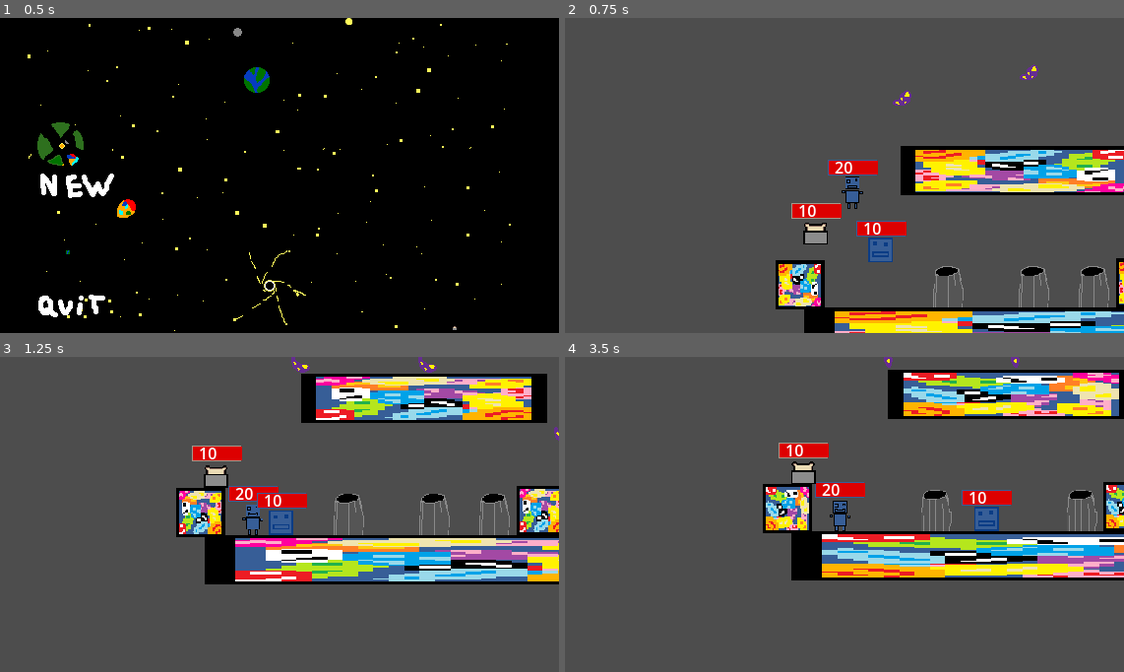
Above: before the commit, frames 1-4 (two rows, left to right).
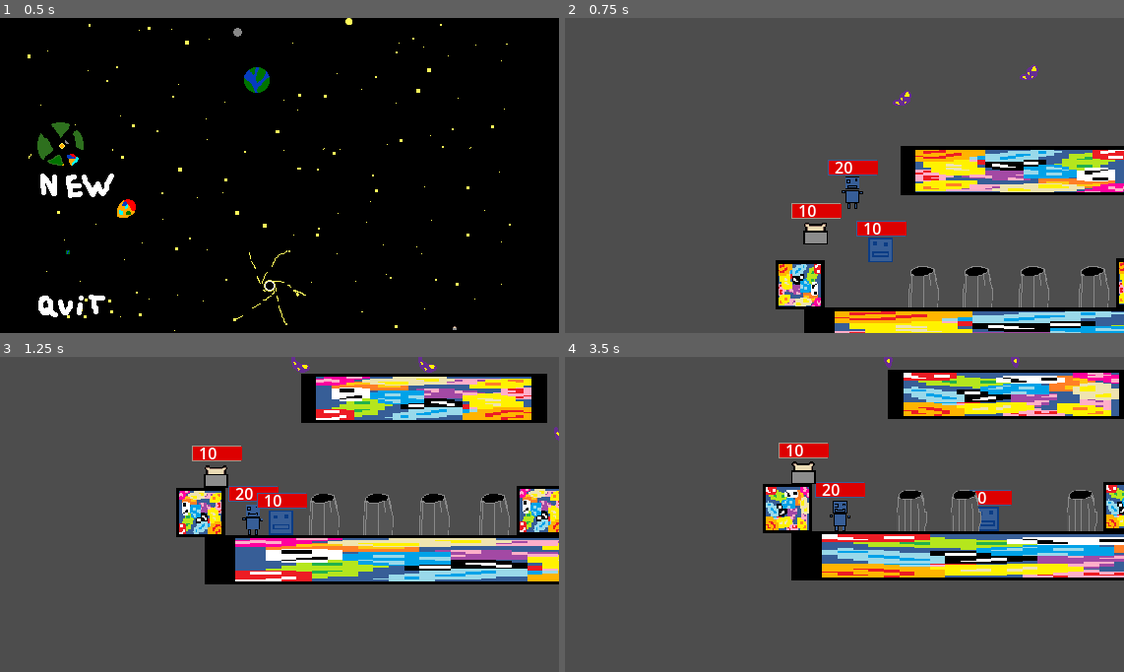
Above: after the commit, the same moments.

Repository: Ksawex4/Block-Jumper-Godot
Game: Godot game, scene res://Scenes/main_screen.tscn
Two runs of this game, one before a commit and one after it. Both use one fixed random seed, a clock stepped at 60 frames per second and the inputs below.
Inputs (mouse positions are in pixels of both pictures, inside the frame that each line leads up to):
- Up to frame 1 (0.5 s): no input
- Up to frame 2 (0.75 s): click (637, 184) at 0.5 s
- Up to frame 3 (1.25 s): no input
- Up to frame 4 (3.5 s): hold D (FencyRight) 1.28-2.78 s; tap Z (Interract) at 1.35, 2.3, 3.05 s; tap W (FencyJump) at 1.52, 2.27 s; tap 1 (CamFency) at 2.1 s; hold A (FencyLeft) from 2.78 s (still down); tap 2 (CamPanLoduwka) at 2.85 s

Frame 1 is identical in both runs. In frame 2, 0.5% of the frame differs, in the area x 61-77%, y 78-92%; in frame 3, 0.5%; in frame 4, 0.7%, in the area x 59-75%, y 42-56%.

Commit message:
added spamguys

Diff:
--- /dev/null
+++ b/Scenes/Objects/spamguys.tscn
@@ -0,0 +1,41 @@
+[gd_scene load_steps=7 format=3 uid="uid://ypxcw1weoeak"]
+
+[ext_resource type="Script" uid="uid://bab55cf1mvqp0" path="res://Scripts/spamguys.gd" id="1_l1dj8"]
+[ext_resource type="Texture2D" uid="uid://d06dq65a1cl5f" path="res://Textures/Spamguys/BadlyDrawnSpamton.png" id="1_xiw4f"]
+
+[sub_resource type="RectangleShape2D" id="RectangleShape2D_l1dj8"]
+size = Vector2(32, 63)
+
+[sub_resource type="RectangleShape2D" id="RectangleShape2D_skc4b"]
+size = Vector2(42, 48)
+
+[sub_resource type="RectangleShape2D" id="RectangleShape2D_bysd1"]
+size = Vector2(56, 110)
+
+[sub_resource type="RectangleShape2D" id="RectangleShape2D_cuave"]
+size = Vector2(125, 123)
+
+[node name="Spamguys" type="CharacterBody2D"]
+collision_layer = 20
+script = ExtResource("1_l1dj8")
+
+[node name="Sprite2D" type="Sprite2D" parent="."]
+texture_filter = 1
+texture = ExtResource("1_xiw4f")
+
+[node name="Brunton1" type="CollisionShape2D" parent="."]
+shape = SubResource("RectangleShape2D_l1dj8")
+disabled = true
+
+[node name="Brunton2" type="CollisionShape2D" parent="."]
+shape = SubResource("RectangleShape2D_skc4b")
+disabled = true
+
+[node name="Ksawton" type="CollisionShape2D" parent="."]
+shape = SubResource("RectangleShape2D_bysd1")
+disabled = true
+
+[node name="BadlyDrawnSpamton" type="CollisionShape2D" parent="."]
+position = Vector2(1.5, -2.5)
+shape = SubResource("RectangleShape2D_cuave")
+disabled = true
--- a/Scenes/test_room.tscn
+++ b/Scenes/test_room.tscn
@@ -78,4 +78,7 @@
 position = Vector2(322, 242)
 
 [node name="TrashCan3" parent="." instance=ExtResource("9_f2n0o")]
-position = Vector2(174, 242)
+position = Vector2(204, 242)
+
+[node name="TrashCan4" parent="." instance=ExtResource("9_f2n0o")]
+position = Vector2(149, 242)
--- a/Scripts/Player.gd
+++ b/Scripts/Player.gd
@@ -14,8 +14,6 @@
 
 func _physics_process(delta: float) -> void:
 	var scene = get_tree().current_scene
-	if !scene.has_node("Fency") && !scene.has_node("Toasty") && !scene.has_node("PanLoduwka"):
-		Input.action_press("Quit")
 
 	if Global.get(WhosHp) <= 0:
 		queue_free()
@@ -32,12 +30,15 @@
 
 func _on_hit_box_area_body_entered(body: Node2D) -> void:
 	hurt(body.get("damage"))
-	body.queue_free()
+	if body.scene_file_path != "res://Scenes/Objects/spamguys.tscn":
+		body.queue_free()
 
 func hurt(damage):
 	var HP = Global.get(WhosHp) - damage
 	Global.set(WhosHp, HP)
 	print (WhosHp + ": " + str(HP))
+	if Global.FencyHP <= 0 && Global.PanLoduwkaHP <= 0 && Global.ToastyHP <= 0:
+		Input.action_press("Quit")
 	updateBar()
 
 func updateBar():
--- /dev/null
+++ b/Scripts/spamguys.gd
@@ -0,0 +1,36 @@
+extends CharacterBody2D
+
+var damage = 50
+var speed = 100
+var direction := 1
+var wallCooldown := 0.0
+
+func _ready() -> void:
+	var rand = randi_range(0,3)
+	if rand == 0:
+		$BadlyDrawnSpamton.disabled = false
+		$Sprite2D.texture = load("res://Textures/Spamguys/BadlyDrawnSpamton.png")
+		speed = 70
+	if rand == 1:
+		$Brunton1.disabled = false
+		$Sprite2D.texture = load("res://Textures/Spamguys/Brunton1.png")
+		speed = 130
+	if rand == 2:
+		$Brunton2.disabled = false
+		$Sprite2D.texture = load("res://Textures/Spamguys/Brunton2.png")
+		speed = 130
+	if rand == 3:
+		$Ksawton.disabled = false
+		$Sprite2D.texture = load("res://Textures/Spamguys/Ksawton.png")
+		speed = 100
+
+func _physics_process(delta: float) -> void:
+	if !is_on_floor():
+		velocity.y += Global.Gravity
+	velocity.x = speed * direction
+	if is_on_wall() && wallCooldown <= 0.0:
+		wallCooldown = 0.2
+		direction *= -1
+	move_and_slide()
+	if wallCooldown > 0.0:
+		wallCooldown -= 0.1
--- a/Scripts/trash_can.gd
+++ b/Scripts/trash_can.gd
@@ -10,5 +10,13 @@
 
 func _process(delta: float) -> void:
 	if isColliding && Input.is_action_just_pressed("Interract"):
-		print("this will do smth soon")
+		isColliding = false
+		spawnSpamGuy()
 		queue_free()
+
+func spawnSpamGuy():
+	var shouldSpawn = randf_range(0.0, 10.0)
+	if shouldSpawn < 2.0:
+		var spam = preload("res://Scenes/Objects/spamguys.tscn").instantiate()
+		spam.position = Vector2(position.x + 70, position.y)
+		get_tree().current_scene.add_child(spam)
--- a/project.godot
+++ b/project.godot
@@ -108,6 +108,7 @@
 2d_physics/layer_2="Players"
 2d_physics/layer_3="Hurts!"
 2d_physics/layer_4="Collectables"
+2d_physics/layer_5="non-players"
 
 [rendering]
 
Not shown, added: Scripts/spamguys.gd.uid
Binary file added: Textures/Spamguys/BadlyDrawnSpamton.png
Not shown, added: Textures/Spamguys/BadlyDrawnSpamton.png.import
Binary file added: Textures/Spamguys/Brunton1.png
Not shown, added: Textures/Spamguys/Brunton1.png.import
Binary file added: Textures/Spamguys/Brunton2.png
Not shown, added: Textures/Spamguys/Brunton2.png.import
Binary file added: Textures/Spamguys/Ksawton.png
Not shown, added: Textures/Spamguys/Ksawton.png.import
